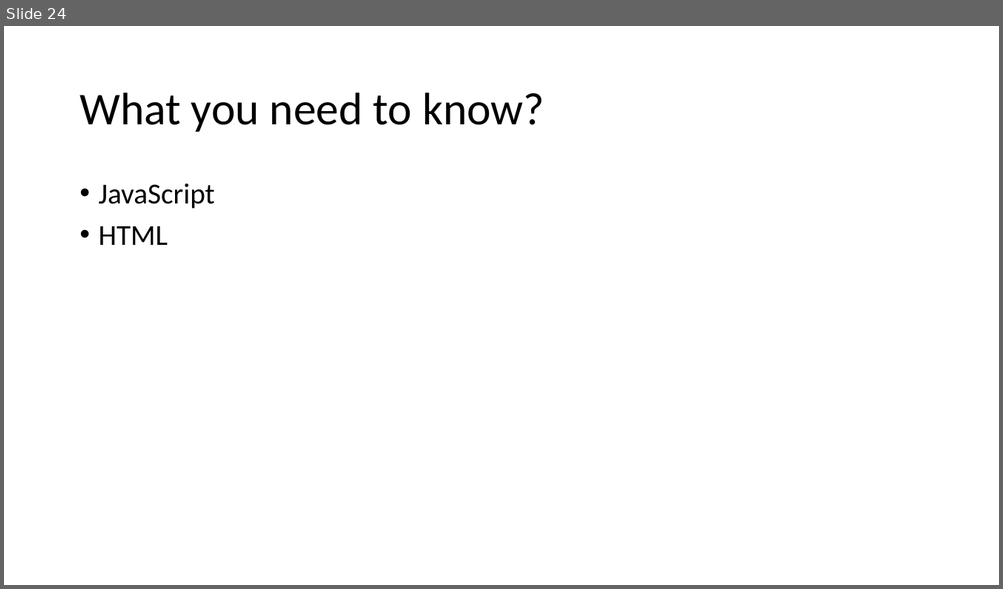
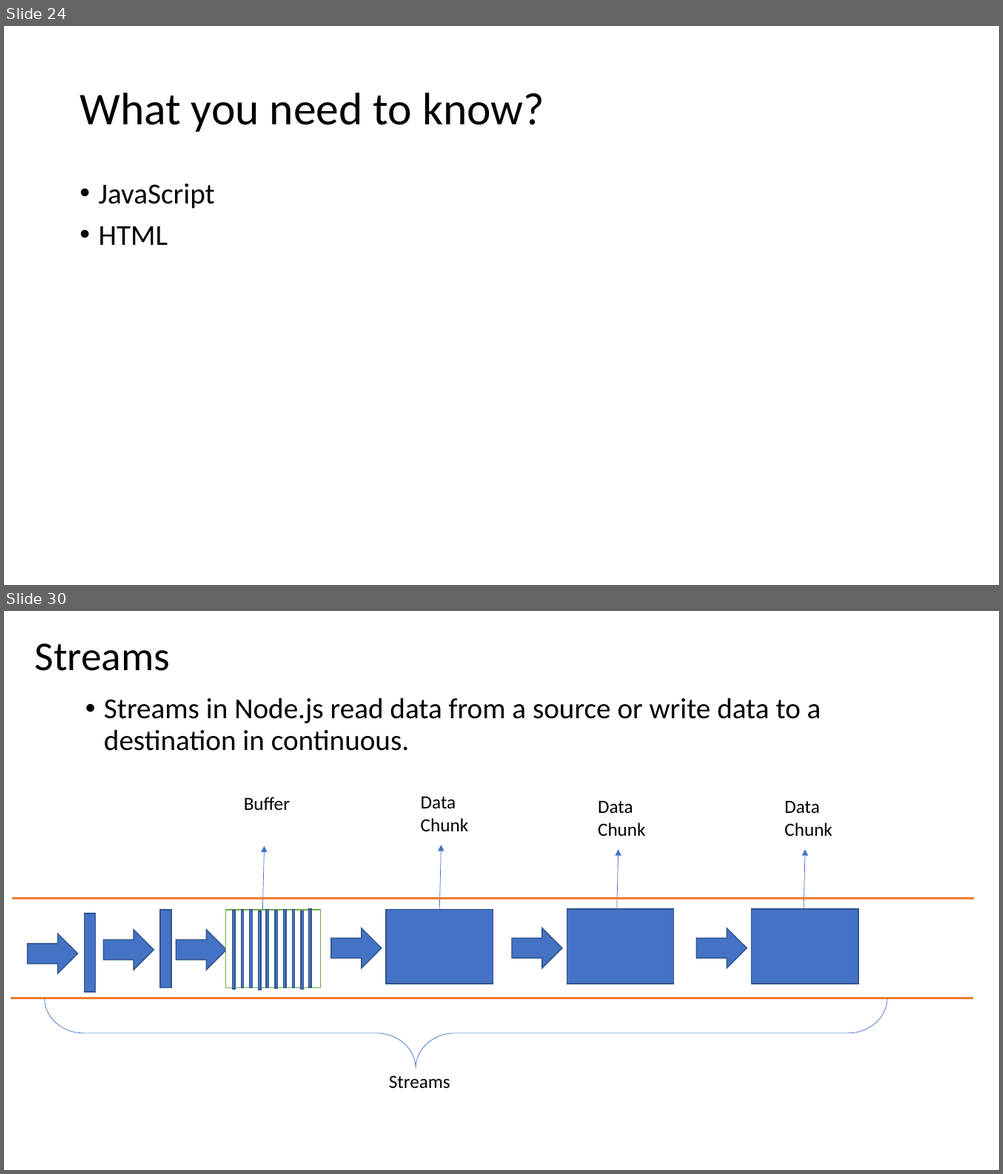
Before and after one commit to PiyushChaturvedii/batch03, a slide deck: What is Node.pptx. Shown one above the other, each under a label of ours: slide 24 before the commit, slides 24 and 30 after it; the slides between them are not shown. The pictures are 1003x589 and 1003x1174 pixels, drawn with LibreOffice and Linux fonts; fonts in the diff are those of the drawing. Boxes give left, top, right and bottom in pixels: in the first picture for what was removed or moved away, otherwise in the second. Text is boxed around its words. In the diff, an @@ line names an element or a change of style, - is before the commit and + after.

```diff
--- a/What is Node.pptx
+++ b/What is Node.pptx
@@ slide 30 added at (4,611,999,1170), background #FFFFFF @@
@@ title added at (35,644,170,671), 39.6 pt, text #000000 @@
+Streams
@@ text added at (104,698,821,751), 28 pt, text #000000 @@
+• Streams in Node.js read data from a source or write data to a destination in continuous.
@@ group added at (11,796,974,999): 16 rectangles, 6 right arrows, 4 arrows, 4 texts, 2 lines @@
+Data Chunk
+Data Chunk
+Data Chunk
+Buffer
@@ left brace added at (45,999,887,1069), outline #4472C4 0.5 pt @@
@@ text added at (389,1076,450,1089), 18 pt, text #000000 @@
+Streams
```
Also in this commit, not shown: 7 other slides added, 18 other files.
